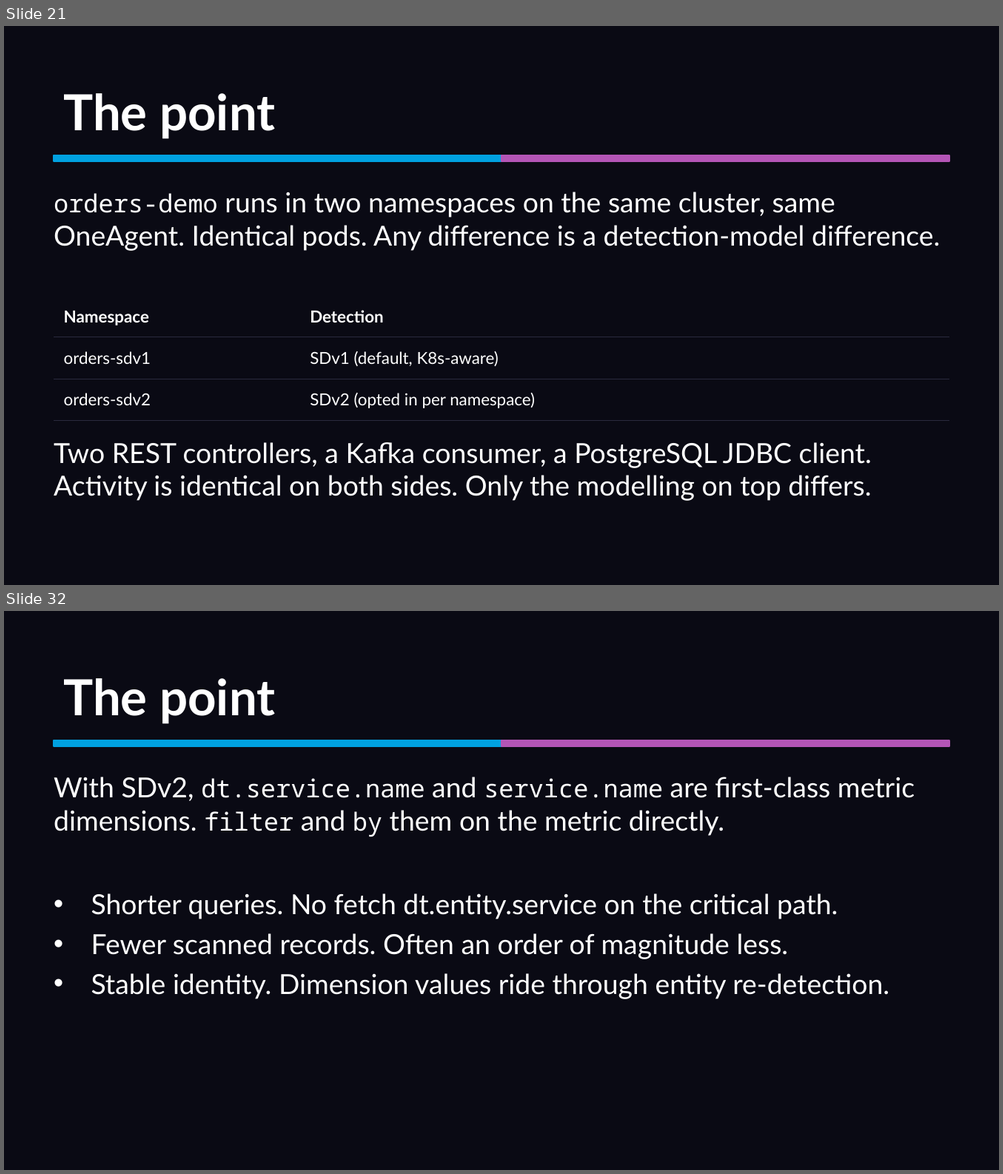
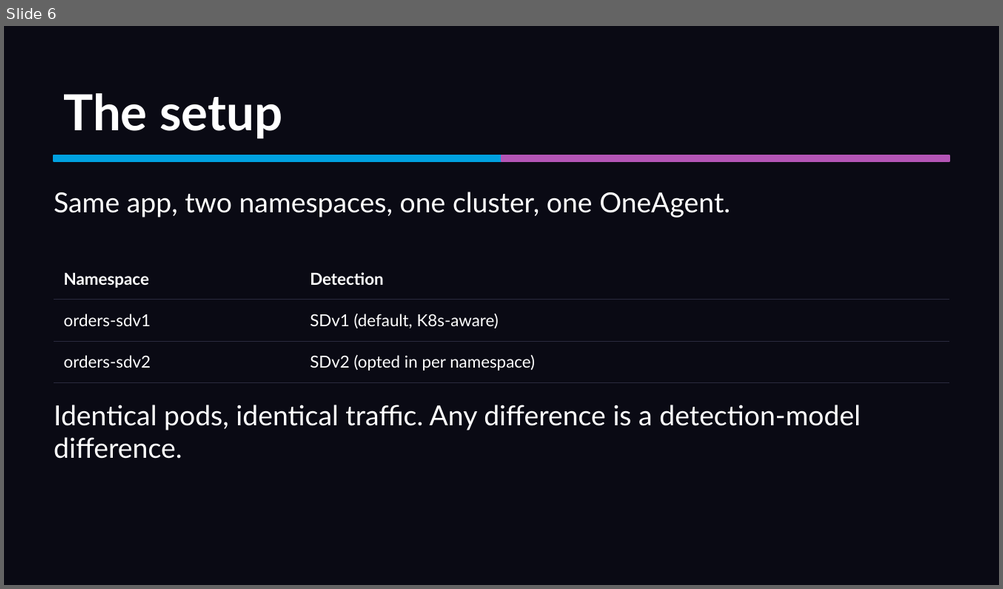
Before and after one commit to mreider/orders-demo, a slide deck: presentation/sdv2-presentation.pptx. Shown one above the other, each under a label of ours: slides 21 and 32 before the commit, slide 6 after it; the slides between them are not shown. The pictures are 1003x1174 and 1003x589 pixels, drawn with LibreOffice and Linux fonts; fonts in the diff are those of the drawing. Boxes give left, top, right and bottom in pixels: in the first picture for what was removed or moved away, otherwise in the second. Text is boxed around its words. In the diff, an @@ line names an element or a change of style, - is before the commit and + after.

```diff
--- a/presentation/sdv2-presentation.pptx
+++ b/presentation/sdv2-presentation.pptx
@@ slide 32 removed at [4, 611, 999, 1170], background #0A0A14 @@
@@ text removed at [63, 678, 275, 724] @@
-The point
@@ rectangle removed at [54, 741, 501, 746] @@
@@ rectangle removed at [501, 741, 949, 746] @@
@@ text removed at [54, 777, 914, 837] @@
-With SDv2, dt.service.name and service.name are first-class metric dimensions. filter and by them on the metric directly.
@@ text removed at [91, 894, 889, 999] @@
-• Shorter queries. No fetch dt.entity.service on the critical path.
-• Fewer scanned records. Often an order of magnitude less.
-• Stable identity. Dimension values ride through entity re-detection.
@@ what was slide 21 is now slide 6 @@
@@ slide 6 changed as well @@
@@ text at [63, 93, 282, 139]: text changed @@
-The point
+The setup
@@ text at [54, 192, 730, 218]: text changed @@
-orders-demo runs in two namespaces on the same cluster, same OneAgent. Identical pods. Any difference is a detection-model difference.
+Same app, two namespaces, one cluster, one OneAgent.
@@ table: place and size @@
-table at [54, 295, 950, 412]
+table at [54, 258, 950, 374]
@@ text at [54, 405, 860, 459]: text changed @@
-Two REST controllers, a Kafka consumer, a PostgreSQL JDBC client. Activity is identical on both sides. Only the modelling on top differs.
+Identical pods, identical traffic. Any difference is a detection-model difference.
```
Also in this commit, not shown: 5 other slides changed, 11 slides added, 51 other slides removed, 54 other files.
